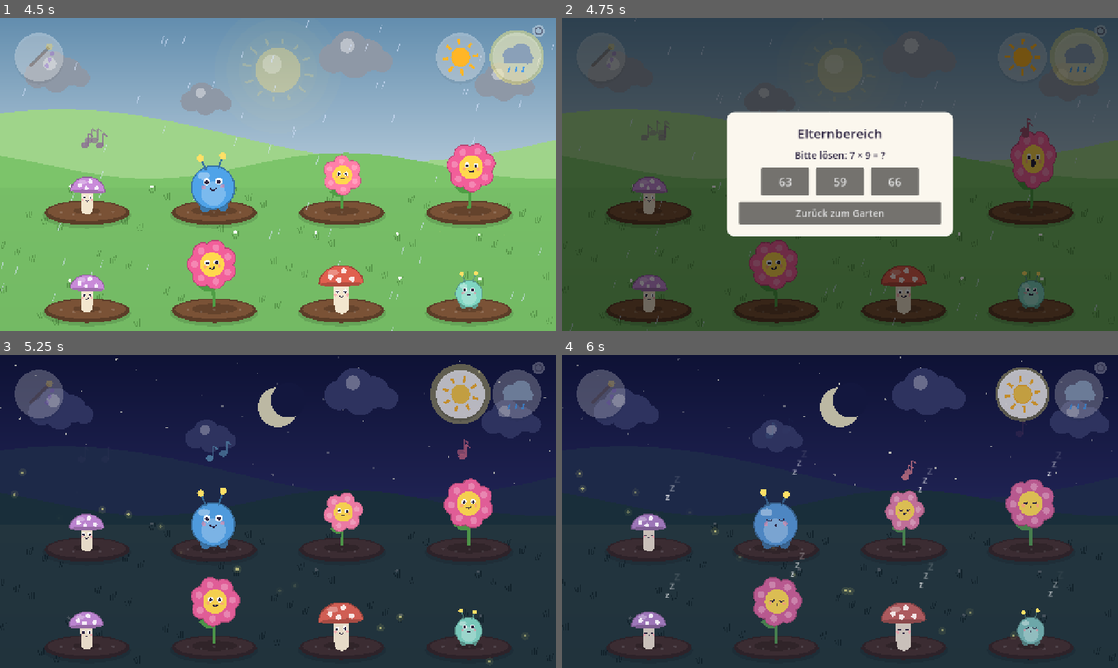
Above: before the commit, frames 1-4 (two rows, left to right).
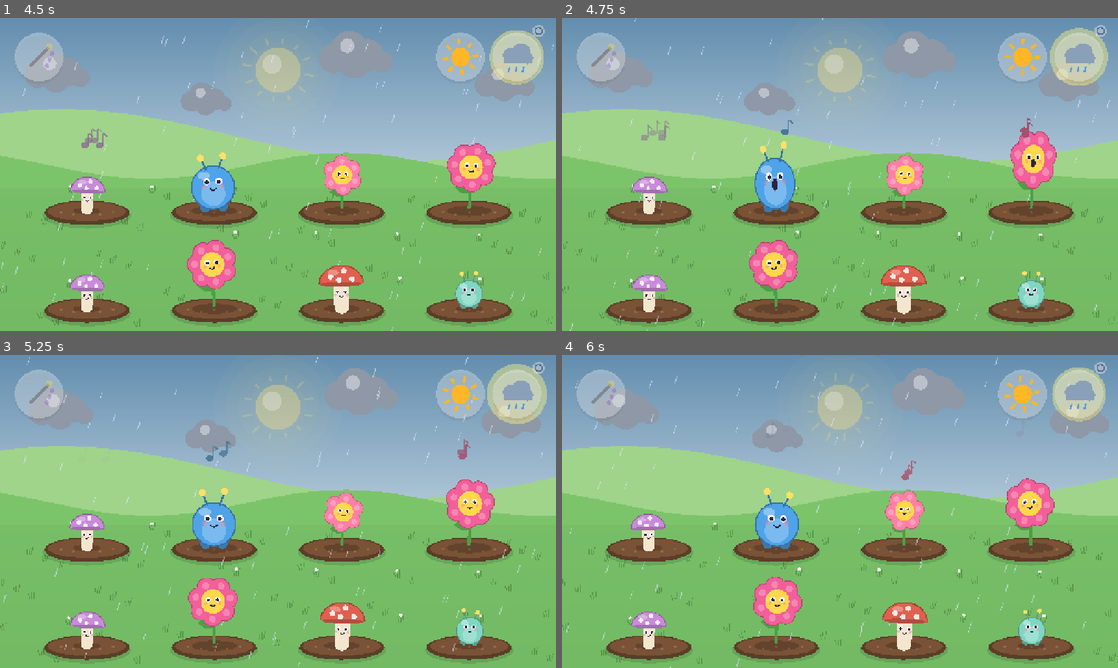
Above: after the commit, the same moments.

Repository: pinkysworld/Summgarten
Game: Godot game, scene res://tests/smoke.tscn
The game is run twice, just before and just after one commit, with the same random seed, the same clock (stepped at 60 frames per second) and the same inputs. This scene is started directly instead of the project's main scene.
Inputs (mouse positions are in pixels of both pictures, inside the frame that each line leads up to):
- Up to frame 1 (4.5 s): move the mouse to (400, 158) at 0.52 s; click (400, 158) at 0.67 s; move the mouse to (166, 190) at 1.27 s; click (166, 190) at 1.42 s; move the mouse to (333, 105) at 2.02 s; click (333, 105) at 2.17 s; move the mouse to (250, 237) at 2.77 s; click (250, 237) at 2.92 s; move the mouse to (444, 221) at 3.52 s; click (444, 221) at 3.67 s; move the mouse to (111, 127) at 4.27 s; click (111, 127) at 4.42 s
- Up to frame 2 (4.75 s): no input
- Up to frame 3 (5.25 s): move the mouse to (305, 511) at 5.02 s; click (305, 511) at 5.17 s
- Up to frame 4 (6 s): move the mouse to (756, 433) at 5.77 s; click (756, 433) at 5.92 s

Frame 1 is identical in both runs. In frame 2, 100% of the frame differs, in the area x 0-100%, y 0-100%; in frame 3, 95%; in frame 4, 99%.

Commit message:
1.2: Begleitmusik, Konzert mit Zweiklängen, Finale und Feuerwerk, Berührungs- und Aufnahme-Feedback

Diff:
--- a/project.godot
+++ b/project.godot
@@ -5,7 +5,7 @@
 
 config/name="Klanggarten"
 config/description="Dein Kind komponiert mit seiner eigenen Stimme."
-config/version="1.1.0"
+config/version="1.2.0"
 run/main_scene="res://scenes/main.tscn"
 config/features=PackedStringArray("4.7", "GL Compatibility")
 boot_splash/bg_color=Color(0.53, 0.78, 0.93, 1)
--- a/scripts/audio.gd
+++ b/scripts/audio.gd
@@ -11,6 +11,8 @@
 var _mic_player: AudioStreamPlayer
 var _players: Array[AudioStreamPlayer] = []
 var _next := 0
+var _music: Array[AudioStreamPlayer] = []
+var _next_music := 0
 var _buffer := PackedFloat32Array()
 
 
@@ -34,6 +36,17 @@
 	reverb.dry = 0.9
 	AudioServer.add_bus_effect(garden, reverb)
 	AudioServer.add_bus_effect(garden, AudioEffectHardLimiter.new())
+
+	var music := AudioServer.bus_count
+	AudioServer.add_bus(music)
+	AudioServer.set_bus_name(music, "Music")
+	AudioServer.set_bus_send(music, "Garden")
+	AudioServer.set_bus_volume_db(music, -11.0)
+	for i in 6:
+		var mp := AudioStreamPlayer.new()
+		mp.bus = "Music"
+		add_child(mp)
+		_music.append(mp)
 
 	_mic_player = AudioStreamPlayer.new()
 	_mic_player.stream = AudioStreamMicrophone.new()
@@ -95,3 +108,13 @@
 	p.stream = stream
 	p.pitch_scale = SoundLab.pitch_scale_for(freq, shift)
 	p.play()
+
+
+## Accompaniment / UI sounds: already in tune, only transposed by `shift`.
+func play_music(stream: AudioStream, shift: float, volume_db := 0.0) -> void:
+	var p := _music[_next_music]
+	_next_music = (_next_music + 1) % _music.size()
+	p.stream = stream
+	p.volume_db = volume_db
+	p.pitch_scale = pow(2.0, shift / 12.0)
+	p.play()
--- a/scripts/creature.gd
+++ b/scripts/creature.gd
@@ -17,6 +17,8 @@
 var freq := 261.63
 
 var grow := 0.0
+var bow_amt := 0.0
+var hop := 0.0
 var sing_amp := 0.0
 var sleeping := false
 var _t := randf() * 10.0
@@ -49,6 +51,20 @@
 	var top: float = -170.0 * SIZES[loud]
 	for i in 2:
 		_notes.append([Vector2(randf_range(-20, 20), top), Vector2(randf_range(-30, 30), -70), -i * 0.15, COLORS[pitch][loud].lightened(0.2)])
+
+
+func bow() -> void:
+	var tw := create_tween()
+	tw.tween_property(self, "bow_amt", 1.0, 0.35).set_trans(Tween.TRANS_SINE)
+	tw.tween_interval(0.4)
+	tw.tween_property(self, "bow_amt", 0.0, 0.45).set_trans(Tween.TRANS_BACK)
+
+
+func celebrate_hop(delay: float) -> void:
+	var tw := create_tween()
+	tw.tween_interval(delay)
+	tw.tween_property(self, "hop", 1.0, 0.18).set_ease(Tween.EASE_OUT).set_trans(Tween.TRANS_QUAD)
+	tw.tween_property(self, "hop", 0.0, 0.25).set_ease(Tween.EASE_IN).set_trans(Tween.TRANS_QUAD)
 
 
 func radius() -> float:
@@ -84,7 +100,8 @@
 	draw_colored_polygon(sh, Color(0, 0, 0, 0.18))
 	var sway := sin(_t * (0.6 if sleeping else 1.6)) * 0.05 * (1.0 - _sleep_blend * 0.7)
 	var squash := 1.0 + 0.18 * sing_amp
-	draw_set_transform(Vector2.ZERO, sway, Vector2(s / sqrt(squash), s * squash))
+	var lean := sway + bow_amt * 0.45
+	draw_set_transform(Vector2(0, -hop * 40.0), lean, Vector2(s / sqrt(squash), s * squash * (1.0 - bow_amt * 0.12)))
 	var col: Color = COLORS[pitch][loud]
 	col = col.lerp(Color("4a4f7a"), _sleep_blend * 0.45)
 	match pitch:
--- a/scripts/main.gd
+++ b/scripts/main.gd
@@ -32,6 +32,13 @@
 var _rain: Array[Vector2] = []
 var _panel: CanvasLayer
 var _next_preset := 0
+var _beat_time := 0.0
+var _beat := 0
+var _bass: AudioStreamWAV
+var _pluck: AudioStreamWAV
+var _plop: AudioStreamWAV
+var _presses := {} ## button centre -> time pressed
+var _confetti: Array = [] ## [pos, vel, age, color, spin]
 var _overlay := Node2D.new()
 
 
@@ -41,6 +48,9 @@
 	bed_data.resize(BED_POSITIONS.size())
 	for i in 80:
 		_rain.append(Vector2(randf() * 1400 - 60, randf() * 760))
+	_bass = SoundLab.make_wav(SoundLab.instrument(0, SoundLab.BASE_FREQ / 2.0), 22050)
+	_pluck = SoundLab.make_wav(SoundLab.instrument(1, SoundLab.BASE_FREQ * 2.0), 22050)
+	_plop = SoundLab.make_wav(SoundLab.instrument(2, 520.0), 22050)
 	_overlay.z_index = 10
 	_overlay.draw.connect(_draw_overlay)
 	add_child(_overlay)
@@ -55,6 +65,10 @@
 	if not (event is InputEventMouseButton and event.pressed and event.button_index == MOUSE_BUTTON_LEFT):
 		return
 	var p := get_global_mouse_position()
+	for btn in [BTN_CONDUCTOR, BTN_SUN, BTN_RAIN]:
+		if p.distance_to(btn) < BTN_R:
+			_presses[btn] = _t
+	Audio.play_music(_plop, randf_range(-2.0, 2.0) + _shift(), 2.0)
 	if p.distance_to(BTN_PARENT) < 30:
 		_open_parent_gate()
 		return
@@ -169,14 +183,43 @@
 func _concert() -> void:
 	state = State.CONCERT
 	var beat := 60.0 / _bpm()
-	for _r in 2:
-		for c in beds:
-			if c and is_instance_valid(c):
+	var singers := beds.filter(func(c): return c != null)
+	# Round 1: one after another, like a melody.
+	for c in singers:
+		if is_instance_valid(c):
+			c.sing(_shift())
+		await get_tree().create_timer(beat).timeout
+	# Round 2: in pairs, like little chords.
+	for k in range(0, singers.size(), 2):
+		for c in singers.slice(k, k + 2):
+			if is_instance_valid(c):
 				c.sing(_shift())
-				await get_tree().create_timer(beat).timeout
-	await get_tree().create_timer(beat).timeout
+		await get_tree().create_timer(beat).timeout
+	# Finale: everyone together, then a bow and fireworks.
+	for c in singers:
+		if is_instance_valid(c):
+			c.sing(_shift())
+	_fireworks()
+	await get_tree().create_timer(beat * 1.5).timeout
+	for i in singers.size():
+		if is_instance_valid(singers[i]):
+			singers[i].bow()
+	await get_tree().create_timer(1.3).timeout
+	for i in singers.size():
+		if is_instance_valid(singers[i]):
+			singers[i].celebrate_hop(i * 0.08)
+	await get_tree().create_timer(0.8).timeout
 	if state == State.CONCERT:
 		state = State.DAY
+
+
+func _fireworks() -> void:
+	var cols := [Color("ff7fa8"), Color("ffd84d"), Color("7fd6c2"), Color("9fd0ff"), Color("c98bd9")]
+	for burst in 4:
+		var origin := Vector2(240 + burst * 270, 200 + (burst % 2) * 60)
+		for i in 22:
+			var a := TAU * i / 22.0
+			_confetti.append([origin, Vector2(cos(a), sin(a)) * randf_range(140, 260), -burst * 0.25, cols[(i + burst) % cols.size()], randf() * TAU])
 
 
 func _set_weather(w: Weather) -> void:
@@ -233,6 +276,14 @@
 		day_time += delta
 		if day_time >= DAY_LENGTH and state == State.DAY:
 			_go_to_sleep()
+	_tick_music(delta)
+	for cf in _confetti:
+		cf[2] += delta
+		if cf[2] > 0.0:
+			cf[0] += cf[1] * delta
+			cf[1].y += 160.0 * delta
+			cf[1] *= 0.985
+	_confetti = _confetti.filter(func(cf): return cf[2] < 2.2)
 	if state == State.RECORDING:
 		_rec_time += delta
 		if _rec_time >= Audio.RECORD_SECONDS:
@@ -245,6 +296,29 @@
 				_rain[i] = Vector2(randf() * 1400 - 60, -20)
 	queue_redraw()
 	_overlay.queue_redraw()
+
+
+## Gentle accompaniment: bass on 1 and 3, music-box notes on the off-beats.
+## Quiet while recording so the child can hear itself; silent at night.
+func _tick_music(delta: float) -> void:
+	if state == State.NIGHT or state == State.RECORDING or _creature_count() == 0:
+		return
+	_beat_time += delta
+	var beat := 60.0 / _bpm()
+	if _beat_time < beat / 2.0:
+		return
+	_beat_time -= beat / 2.0
+	_beat += 1
+	var half := _beat % 16 # 8 beats = 2 bars, in half beats
+	var bar := (_beat / 8) % 4
+	var roots := [0.0, -3.0, 0.0, -5.0] # C, A, C, G
+	var root: float = roots[bar] + _shift()
+	var fade := 1.0 - _evening()
+	if half % 4 == 0:
+		Audio.play_music(_bass, root, linear_to_db(0.9 * fade + 0.01))
+	elif half % 2 == 1 and randf() < 0.55:
+		var steps := [0.0, 2.0, 4.0, 7.0, 9.0, 12.0]
+		Audio.play_music(_pluck, steps[randi() % steps.size()] + _shift() - 12.0, linear_to_db(0.5 * fade + 0.01))
 
 
 func _evening() -> float:
@@ -333,7 +407,13 @@
 			for k in 3:
 				draw_circle(b + Vector2(0, -6), 18 + k * 9 + glow * 6, Color(1, 0.95, 0.6, (0.22 - k * 0.06) * (0.6 + glow * 0.4)))
 			var bounce := absf(sin(_t * 2.0 + i)) * 4.0
-			_draw_ellipse(b + Vector2(0, -6 - bounce), Vector2(14, 18), Color("e0a83e"))
+			var grow := 1.0
+			if i == _rec_bed:
+				var lvl := Audio.level
+				grow = 1.0 + lvl * 0.9
+				bounce = absf(sin(_t * 18.0)) * 10.0 * lvl + 3.0
+				b += Vector2(sin(_t * 31.0) * 5.0 * lvl, 0)
+			_draw_ellipse(b + Vector2(0, -6 - bounce), Vector2(14, 18) * grow, Color("e0a83e"))
 			_draw_ellipse(b + Vector2(-4, -12 - bounce), Vector2(4, 6), Color(1, 1, 1, 0.5))
 			draw_line(b + Vector2(0, -22 - bounce), b + Vector2(6, -34 - bounce), Color("5aa64b"), 4.0)
 			_draw_ellipse(b + Vector2(11, -36 - bounce), Vector2(8, 4), Color("6cc15a"))
@@ -378,6 +458,11 @@
 
 
 func _draw_overlay() -> void:
+	for cf in _confetti:
+		if cf[2] > 0.0:
+			var al: float = clampf(2.2 - float(cf[2]), 0.0, 1.0)
+			var d := Vector2.from_angle(float(cf[4]) + float(cf[2]) * 6.0) * 7.0
+			_overlay.draw_line(cf[0] - d, cf[0] + d, Color(cf[3], al), 5.0)
 	# Recording overlay
 	if state == State.RECORDING and _rec_bed >= 0:
 		var c: Vector2 = BED_POSITIONS[_rec_bed] + Vector2(0, -120)
@@ -397,11 +482,15 @@
 
 func _draw_button(c: Vector2, enabled: bool, active: bool) -> void:
 	var a := 1.0 if enabled else 0.35
+	var since: float = _t - float(_presses.get(c, -10.0))
+	if since < 0.5:
+		draw_circle(c, BTN_R + since * 70.0, Color(1, 1, 1, 0.5 * (1.0 - since * 2.0)))
 	var bob := sin(_t * 2.0 + c.x) * 3.0 if enabled else 0.0
 	if active:
 		draw_circle(c, BTN_R + 10 + sin(_t * 4.0) * 4, Color(1, 0.95, 0.5, 0.45))
 	draw_circle(c + Vector2(0, 6), BTN_R, Color(0, 0, 0, 0.15 * a))
-	draw_circle(c + Vector2(0, bob * 0.3), BTN_R, Color(1, 1, 1, 0.9 * a))
+	var press := 1.0 - 0.12 * maxf(0.0, 1.0 - since * 5.0)
+	draw_circle(c + Vector2(0, bob * 0.3), BTN_R * press, Color(1, 1, 1, 0.9 * a))
 
 
 func _draw_baton(c: Vector2, enabled: bool) -> void:
--- a/scripts/sound_lab.gd
+++ b/scripts/sound_lab.gd
@@ -214,3 +214,28 @@
 		"pitch": pitch_class(freq),
 		"loud": index % 3,
 	}
+
+
+## Soft accompaniment voices: 0 = warm bass, 1 = music-box pluck, 2 = tap "plop".
+static func instrument(kind: int, freq: float, rate: int = 22050) -> PackedFloat32Array:
+	var length: float = [1.2, 0.9, 0.18][kind]
+	var n := int(rate * length)
+	var out := PackedFloat32Array()
+	out.resize(n)
+	var phase := 0.0
+	for i in n:
+		var t := float(i) / rate
+		var v := 0.0
+		match kind:
+			0:
+				phase += TAU * freq / rate
+				v = (sin(phase) + 0.25 * sin(phase * 2.0)) * minf(1.0, t / 0.03) * exp(-t * 2.2) * 0.8
+			1:
+				phase += TAU * freq / rate
+				v = (sin(phase) + 0.3 * sin(phase * 3.0) * exp(-t * 6.0)) * minf(1.0, t / 0.004) * exp(-t * 4.5) * 0.5
+			2:
+				var f := freq * (1.0 + 1.5 * exp(-t * 30.0))
+				phase += TAU * f / rate
+				v = sin(phase) * minf(1.0, t / 0.002) * exp(-t * 25.0) * 0.7
+		out[i] = v
+	return out
--- a/tests/smoke.gd
+++ b/tests/smoke.gd
@@ -18,6 +18,12 @@
 	main._concert()
 	await get_tree().create_timer(0.8).timeout
 	await _shot(out + "/rain_concert.png")
+	while main.state == main.State.CONCERT and main._confetti.is_empty():
+		await get_tree().process_frame
+	await get_tree().create_timer(0.5).timeout
+	await _shot(out + "/fireworks.png")
+	while main.state == main.State.CONCERT:
+		await get_tree().process_frame
 	main._open_parent_gate()
 	await get_tree().create_timer(0.3).timeout
 	await _shot(out + "/parent_gate.png")
Not shown, changed: export_presets.cfg
Not shown, changed: README.md
